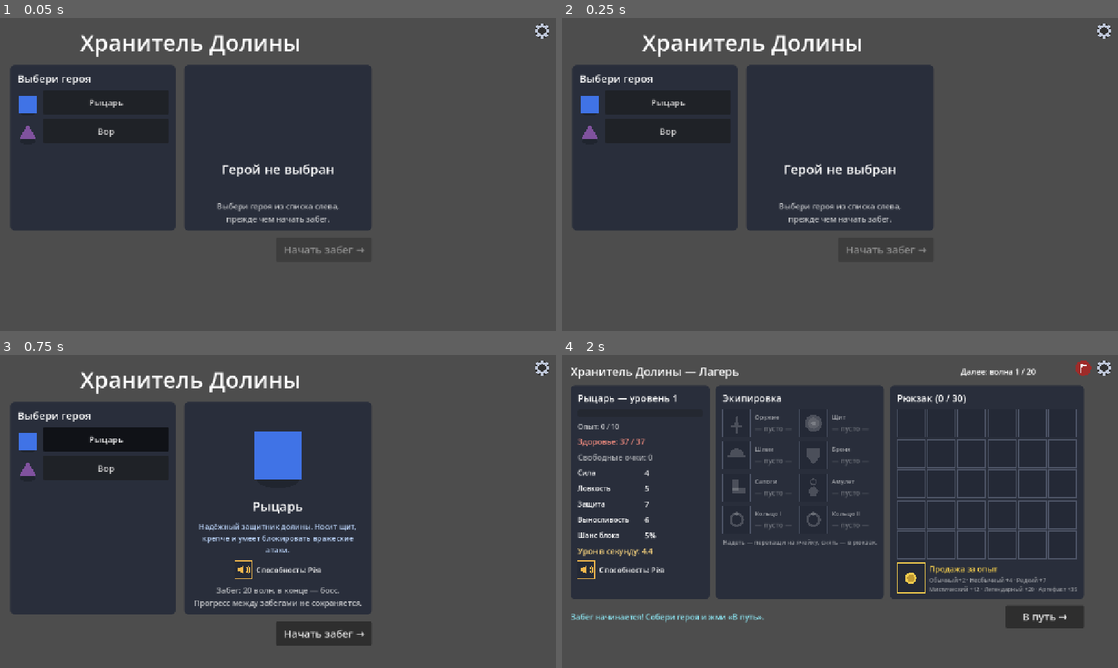
Above: before the commit, frames 1-4 (two rows, left to right).
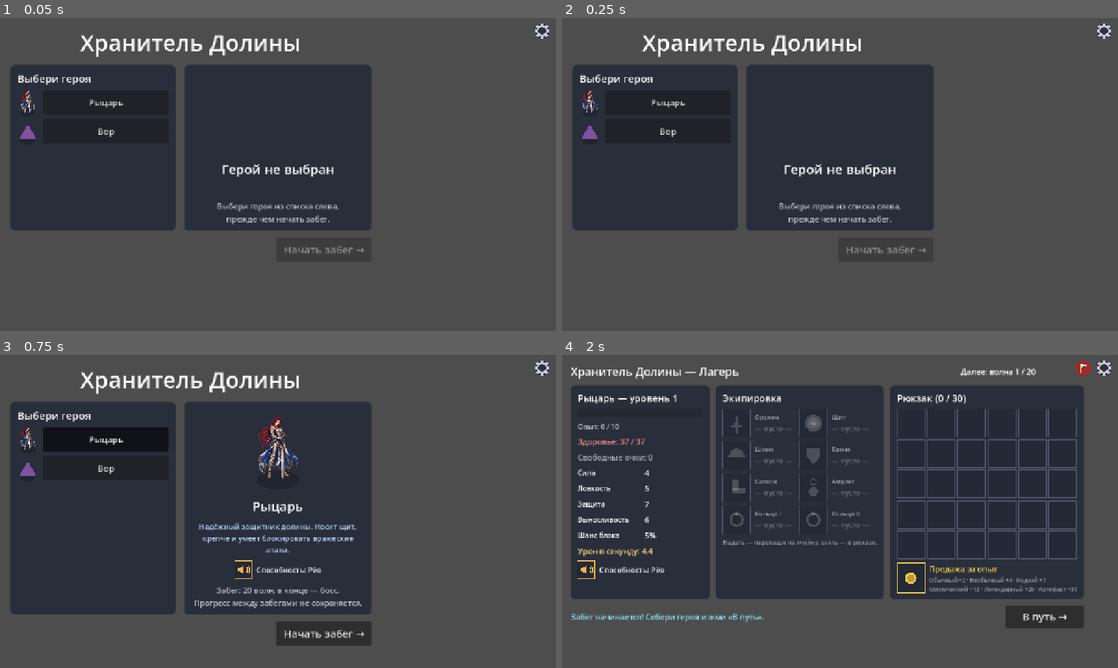
Above: after the commit, the same moments.

Repository: sl1Bridge/valley-keeper
Game: Godot game, scene res://Main.tscn
Same seed, same stepped clock (60 frames per second), same inputs: the game is played once before the commit and once after it.
Inputs:
- Up to frame 1 (0.05 s): no input
- Up to frame 2 (0.25 s): no input
- Up to frame 3 (0.75 s): click "Рыцарь" at 0.5 s
- Up to frame 4 (2 s): click "Начать забег →" at 1.25 s

The runs differ from the first frame. In frame 1, 0.2% of the frame differs, in the area x 3-7%, y 23-31%; in frame 2, 0.2%; in frame 3, 1.6%, in the area x 3-55%, y 19-40%; in frame 4, nothing differs.

Commit message:
Меню: портрет героя спрайтом вместо фигуры
- MainMenu.HeroFigure: если у класса есть кадры idle на диске — зацикленная
  анимация спрайта (и в превью, и в иконке списка); иначе — прежняя фигура
- docs/mechanics.md: описание портрета в главном меню

Diff:
--- a/src/MainMenu.gd
+++ b/src/MainMenu.gd
@@ -229,16 +229,64 @@
 	_start_btn.disabled = false
 
 
-## Портрет героя: та же фигура (форма + цвет), что и на поле боя.
+## Портрет героя: если у класса есть спрайты (assets/sprites/<kind>/idle/),
+## показывает зацикленную idle-анимацию; иначе — фигуру (форма + цвет),
+## как на поле боя у классов без спрайтов.
 class HeroFigure:
 	extends Control
 
-	var kind := ""
+	var kind := "":
+		set(v):
+			kind = v
+			_rebuild_sprite()
+			queue_redraw()
 	var figure_size := 48.0
+
+	var _sprite: AnimatedSprite2D = null
+
+
+	## Высота спрайта на экране меню: крупнее примитива — у спрайта
+	## полноценное тело, а не символ
+	func _sprite_h() -> float:
+		return figure_size * 1.4
+
+
+	func _rebuild_sprite() -> void:
+		if _sprite != null:
+			_sprite.queue_free()
+			_sprite = null
+		if kind == "":
+			return
+		var dir := "res://assets/sprites/%s/idle/" % kind
+		if not ResourceLoader.exists(dir + "idle_1.png"):
+			return  # нет кадров — остаётся примитив
+		var frames := SpriteFrames.new()
+		frames.add_animation(&"idle")
+		frames.set_animation_speed(&"idle", 8.0)
+		var i := 1
+		while ResourceLoader.exists(dir + "idle_%d.png" % i):
+			frames.add_frame(&"idle", load(dir + "idle_%d.png" % i))
+			i += 1
+		_sprite = AnimatedSprite2D.new()
+		_sprite.sprite_frames = frames
+		add_child(_sprite)
+		# play() в кадр входа в дерево молча не стартует — откладываем
+		_sprite.call_deferred("play", &"idle")
 
 
 	func _draw() -> void:
 		if kind == "" or not Hero.ROSTER.has(kind):
+			return
+		if _sprite != null:
+			# Ступни спрайта — там, где стоит примитив (низ фигуры)
+			var feet := Vector2(size.x * 0.5, size.y * 0.58 + figure_size * 0.5)
+			var s := _sprite_h() / Actor.SPRITE_CELL
+			_sprite.scale = Vector2(s, s)
+			_sprite.position = feet - Vector2(0, (Actor.SPRITE_CELL / 2.0 - Actor.SPRITE_PAD) * s)
+			# Тень под ногами
+			draw_set_transform(feet, 0.0, Vector2(1.0, 0.45))
+			draw_circle(Vector2.ZERO, figure_size * 0.45, Color(0, 0, 0, 0.2))
+			draw_set_transform(Vector2.ZERO, 0.0, Vector2.ONE)
 			return
 		var def: Dictionary = Hero.ROSTER[kind]
 		var col: Color = def["color"]
Not shown, changed: docs/mechanics.md
